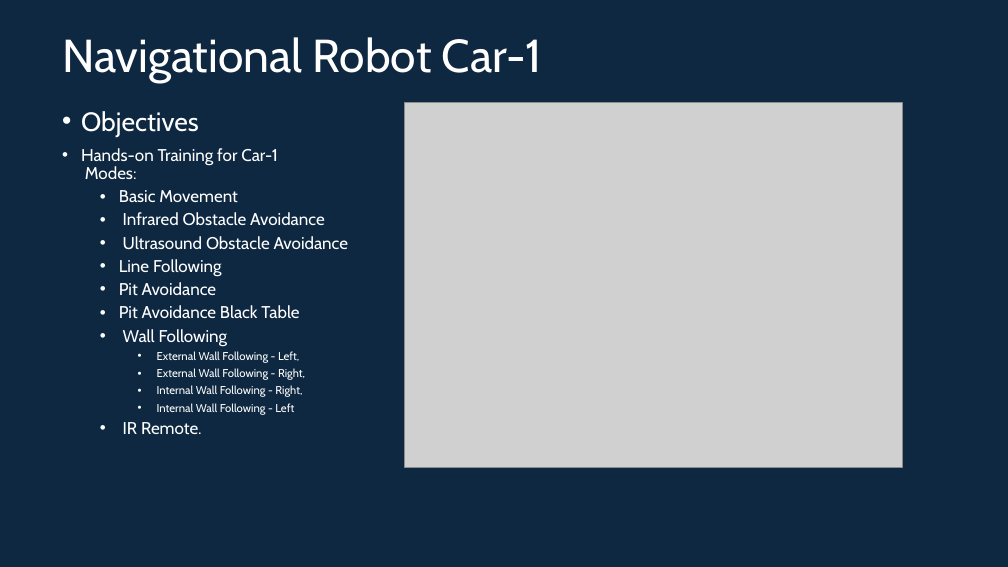
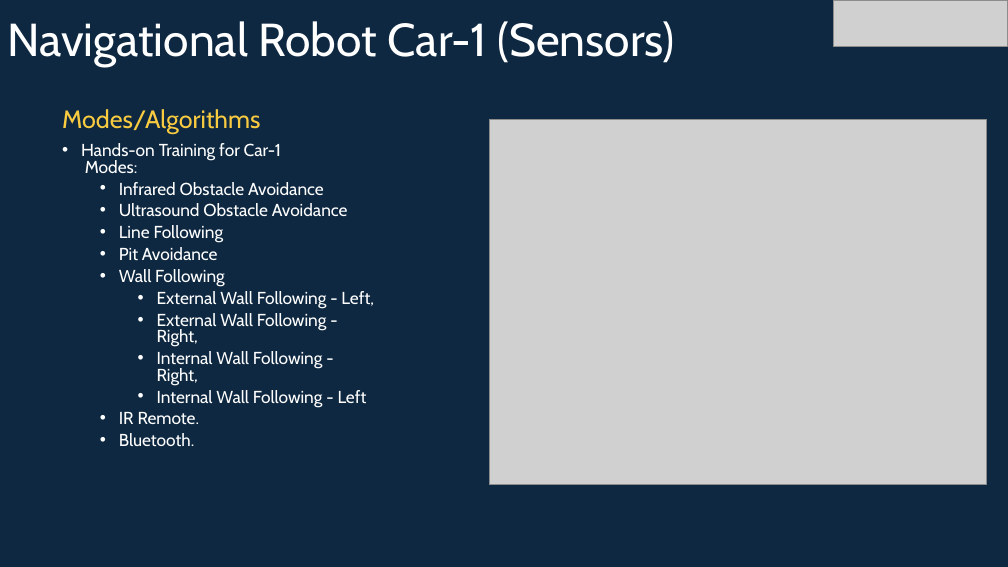
Before and after one commit to info-zas/Training, a slide deck: slide 5 of GPREC/04_Navigational_Robot_Car-1-Sensors/ZASRobotics_Car-1.pptx. Drawn at 1008x567 pixels with LibreOffice and Linux fonts; fonts in the diff are those of the drawing; grey boxes stand for pictures. Boxes give left, top, right and bottom in pixels: in the first picture for what was removed or moved away, otherwise in the second. Text is boxed around its words. In the diff, an @@ line names an element or a change of style, - is before the commit and + after.

```diff
--- a/GPREC/04_Navigational_Robot_Car-1-Sensors/ZASRobotics_Car-1.pptx
+++ b/GPREC/04_Navigational_Robot_Car-1-Sensors/ZASRobotics_Car-1.pptx
@@ title at [8, 21, 675, 67]: text changed @@
-Navigational Robot Car-1
+Navigational Robot Car-1 (Sensors)
@@ picture added at [833, 0, 1007, 47] @@
@@ text at [62, 109, 260, 133]: text changed; size 25.2 to 23.9 pt; text colour #FFFFFF to #F9CB40 @@
-• Objectives
+Modes/Algorithms
@@ picture: place and size @@
-picture at [405, 102, 903, 467]
+picture at [489, 119, 987, 485]
@@ text at [81, 143, 374, 424]: size 16.2 to 16.5 pt in "Hands-on Training for Car-1 Modes:", "Infrared Obstacle Avoidance", "Ultrasound Obstacle Avoidance", "Line Following" and 3 more places; size 10.8 to 16.5 pt in "External Wall Following - Left,", "External Wall Following - Right,", "Internal Wall Following - Right,", "Internal Wall Following - Left"; line spacing 0.88 to 0.8 @@
@@ text at [119, 190, 238, 202]: paragraph removed @@
-  • Basic Movement
@@ text at [119, 305, 299, 318]: paragraph removed @@
-  • Pit Avoidance Black Table
@@ text at [119, 433, 194, 446]: paragraph added @@
+  • Bluetooth.
```
Also in this commit, not shown: 9 other slides changed, 10 slides added, 3 slides removed, 5 other files.
